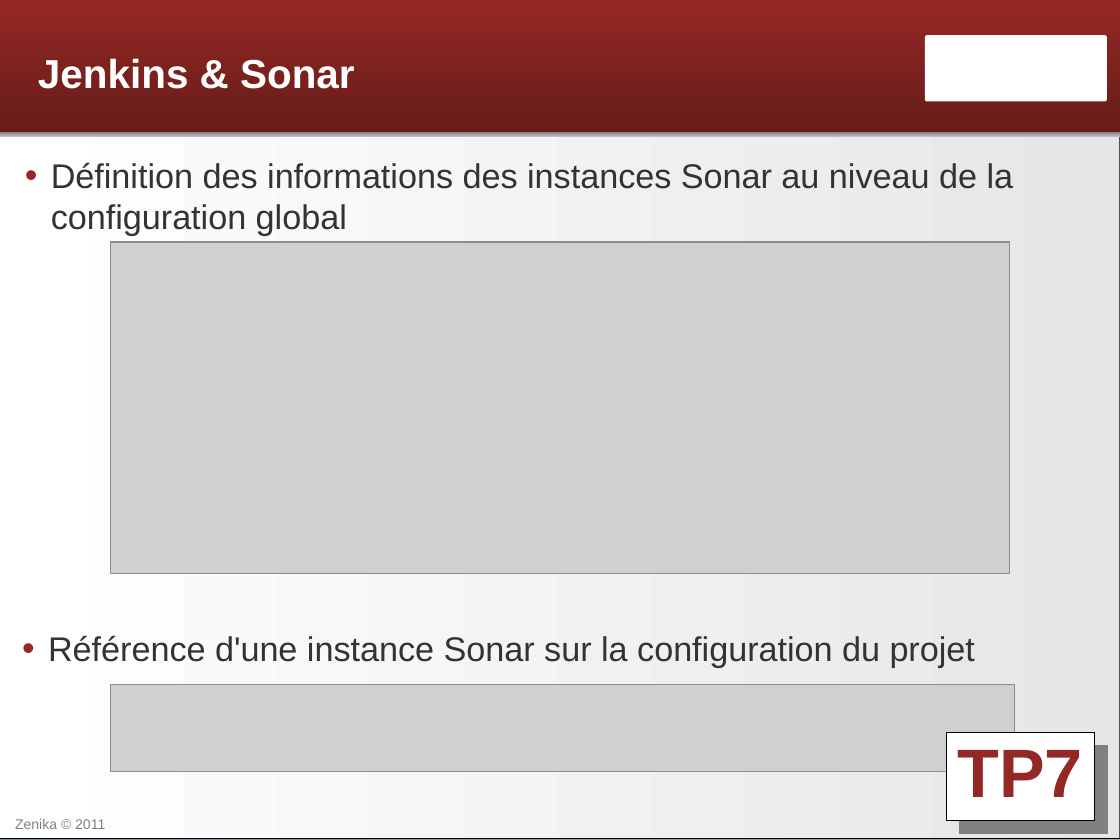
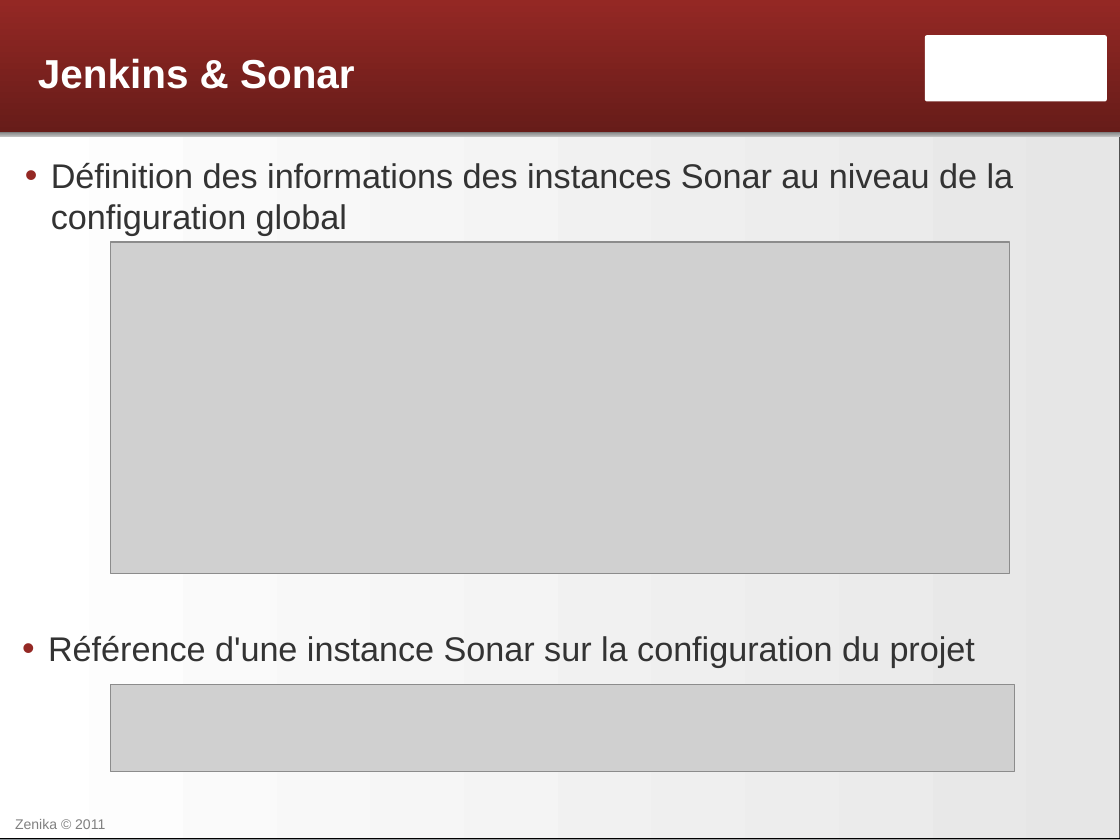
Before and after one commit to Zenika/formation-maven-osgi, a slide deck: slide 35 of Maven - 12 - Usine Logicielle.odp. Drawn at 1120x840 pixels with LibreOffice and Linux fonts; fonts in the diff are those of the drawing; grey boxes stand for pictures; background and template pictures are left out. Boxes give left, top, right and bottom in pixels: in the first picture for what was removed or moved away, otherwise in the second. Text is boxed around its words. In the diff, an @@ line names an element or a change of style, - is before the commit and + after.

```diff
--- a/Maven - 12 - Usine Logicielle.odp
+++ b/Maven - 12 - Usine Logicielle.odp
@@ rectangle removed at (x1=946, y1=732, x2=1094, y2=820) @@
-TP7
```
Also in this commit, not shown: 2 other slides changed, 1 other file.
